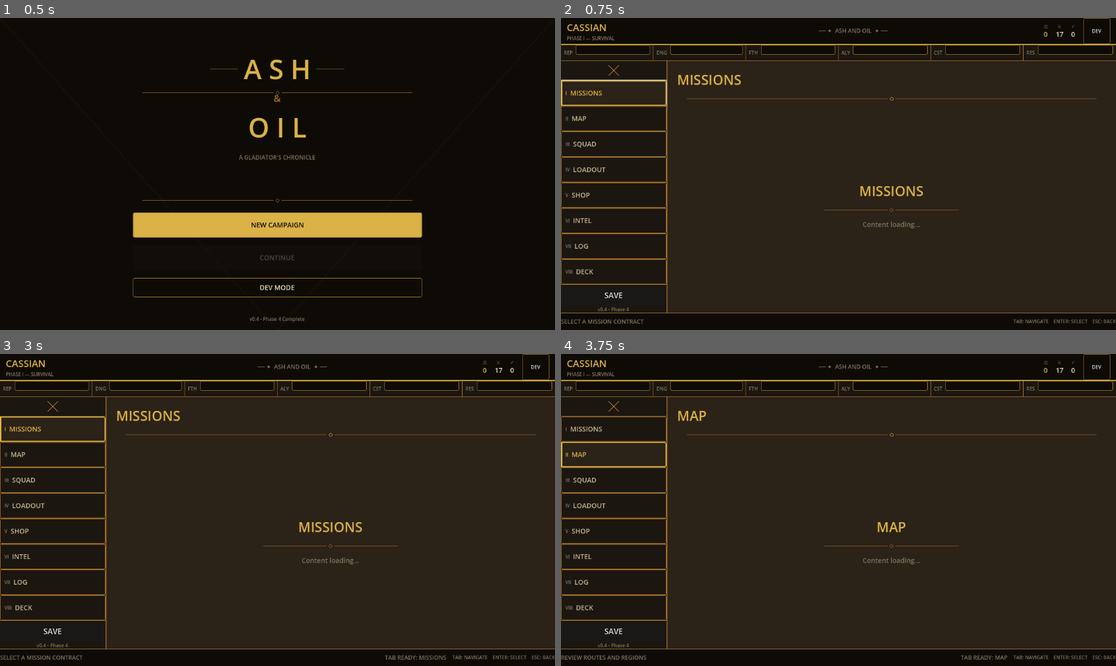
Above: before the commit, frames 1-4 (two rows, left to right).
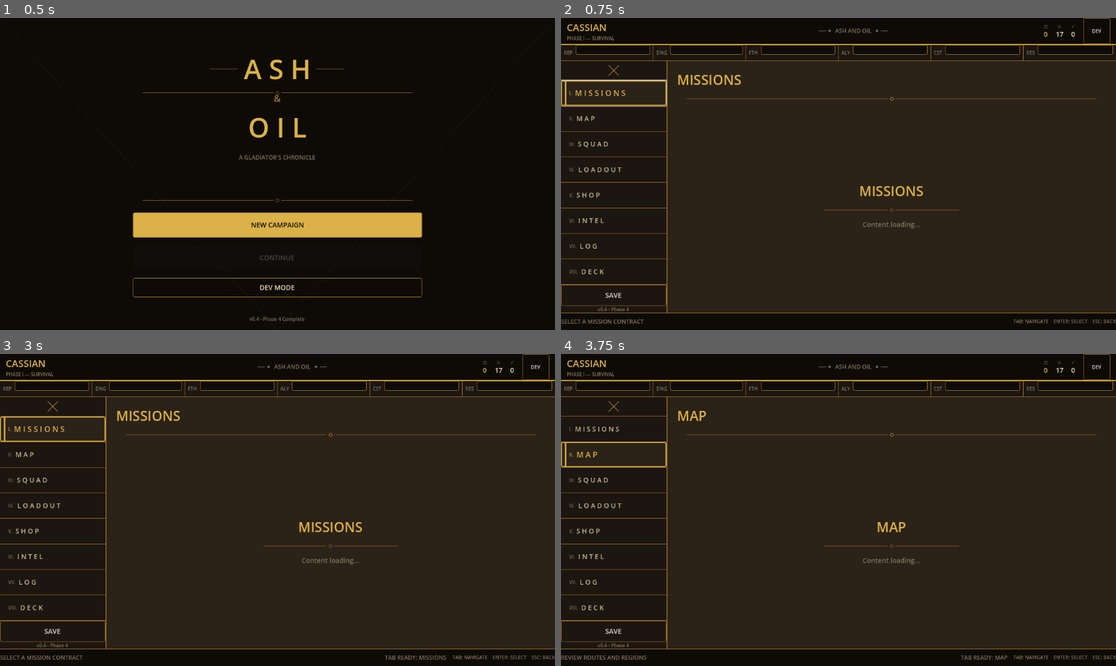
Above: after the commit, the same moments.

Repository: StoveGodCooks/ash-oil
Game: Godot game, scene res://scenes/Main.tscn
Two runs of this game, one before a commit and one after it. Both use one fixed random seed, a clock stepped at 60 frames per second and the inputs below.
Inputs (mouse positions are in pixels of both pictures, inside the frame that each line leads up to):
- Up to frame 1 (0.5 s): no input
- Up to frame 2 (0.75 s): click "NEW CAMPAIGN" at 0.5 s
- Up to frame 3 (3 s): click "DEV" at 1.25 s; click "Hub" at 2 s; click (55, 428) at 2.77 s
- Up to frame 4 (3.75 s): click (616, 453) at 3.52 s

Frame 1 is identical in both runs. In frame 2, 1.5% of the frame differs, in the area x 0-20%, y 20-93%; in frame 3, 1.5%; in frame 4, 1.5%.

Commit message:
style: Batch 2D — left navigation Roman tab treatment

Diff:
--- a/scripts/ui/MainHub.gd
+++ b/scripts/ui/MainHub.gd
@@ -301,14 +301,25 @@
 		btn.focus_mode = Control.FOCUS_ALL
 		btn.text = ""
 		btn.pressed.connect(_on_tab_pressed.bind(i))
+		btn.mouse_entered.connect(_update_nav_states)
+		btn.mouse_exited.connect(_update_nav_states)
+		btn.focus_entered.connect(_update_nav_states)
+		btn.focus_exited.connect(_update_nav_states)
 		col.add_child(btn)
 		nav_buttons.append(btn)
 
+		var row_pad := MarginContainer.new()
+		row_pad.set_anchors_preset(Control.PRESET_FULL_RECT)
+		row_pad.add_theme_constant_override("margin_left", 8)
+		row_pad.add_theme_constant_override("margin_right", 8)
+		btn.add_child(row_pad)
+
 		var row := HBoxContainer.new()
-		row.set_anchors_preset(Control.PRESET_FULL_RECT)
 		row.size_flags_horizontal = Control.SIZE_EXPAND_FILL
+		row.size_flags_vertical = Control.SIZE_EXPAND_FILL
+		row.alignment = BoxContainer.ALIGNMENT_CENTER
 		row.add_theme_constant_override("separation", 6)
-		btn.add_child(row)
+		row_pad.add_child(row)
 
 		var accent := ColorRect.new()
 		accent.custom_minimum_size = Vector2(3, 0)
@@ -323,14 +334,14 @@
 		row.add_child(labels)
 
 		var roman := Label.new()
-		roman.text = str(tab_def["roman"])
+		roman.text = "%s." % str(tab_def["roman"])
 		roman.add_theme_font_size_override("font_size", UITheme.FONT_SIZE_FINE)
 		roman.add_theme_color_override("font_color", UITheme.CLR_MUTED)
 		labels.add_child(roman)
 		nav_roman_by_index[i] = roman
 
 		var name := Label.new()
-		name.text = str(tab_def["label"])
+		name.text = _tracked_caps(str(tab_def["label"]))
 		name.add_theme_font_size_override("font_size", UITheme.FONT_SIZE_BODY)
 		name.add_theme_color_override("font_color", UITheme.CLR_PARCHMENT)
 		labels.add_child(name)
@@ -354,6 +365,10 @@
 	save_button = Button.new()
 	save_button.text = "SAVE"
 	save_button.custom_minimum_size = Vector2(0, 44)
+	save_button.add_theme_font_size_override("font_size", UITheme.FONT_SIZE_BODY)
+	save_button.add_theme_stylebox_override("normal", _save_button_style(false))
+	save_button.add_theme_stylebox_override("hover", _save_button_style(true))
+	save_button.add_theme_stylebox_override("pressed", UITheme.btn_active())
 	save_button.pressed.connect(_on_save_pressed)
 	col.add_child(save_button)
 
@@ -625,6 +640,7 @@
 				roman.add_theme_color_override("font_color", UITheme.CLR_GOLD)
 			if name != null:
 				name.add_theme_color_override("font_color", UITheme.CLR_GOLD)
+				name.add_theme_font_size_override("font_size", UITheme.FONT_SIZE_SUBHEAD)
 		elif is_hover:
 			btn.add_theme_stylebox_override("normal", UITheme.btn_secondary_hover())
 			btn.add_theme_stylebox_override("hover", UITheme.btn_secondary_hover())
@@ -636,8 +652,9 @@
 				roman.add_theme_color_override("font_color", UITheme.CLR_PARCHMENT)
 			if name != null:
 				name.add_theme_color_override("font_color", UITheme.CLR_VELLUM)
+				name.add_theme_font_size_override("font_size", UITheme.FONT_SIZE_BODY)
 		else:
-			btn.add_theme_stylebox_override("normal", UITheme.btn_secondary())
+			btn.add_theme_stylebox_override("normal", _transparent_button_style())
 			btn.add_theme_stylebox_override("hover", UITheme.btn_secondary_hover())
 			btn.add_theme_stylebox_override("pressed", UITheme.btn_active())
 			if accent != null:
@@ -646,6 +663,7 @@
 				roman.add_theme_color_override("font_color", UITheme.CLR_MUTED)
 			if name != null:
 				name.add_theme_color_override("font_color", UITheme.CLR_PARCHMENT)
+				name.add_theme_font_size_override("font_size", UITheme.FONT_SIZE_BODY)
 
 
 func _make_top_stat(parent: Node, icon_text: String, value_color: Color) -> Label:
@@ -697,3 +715,23 @@
 	style.border_width_right = border_right
 	style.border_width_bottom = border_bottom
 	return style
+
+
+func _transparent_button_style() -> StyleBoxFlat:
+	var style := StyleBoxFlat.new()
+	style.bg_color = UITheme.CLR_VOID
+	style.bg_color.a = 0.0
+	style.border_color = UITheme.CLR_VOID
+	style.border_color.a = 0.0
+	return style
+
+
+func _save_button_style(hovered: bool) -> StyleBoxFlat:
+	var style := UITheme.btn_secondary_hover() if hovered else UITheme.btn_secondary()
+	style.content_margin_top = 12
+	style.content_margin_bottom = 12
+	return style
+
+
+func _tracked_caps(text: String) -> String:
+	return " ".join(text.to_upper().split(""))
